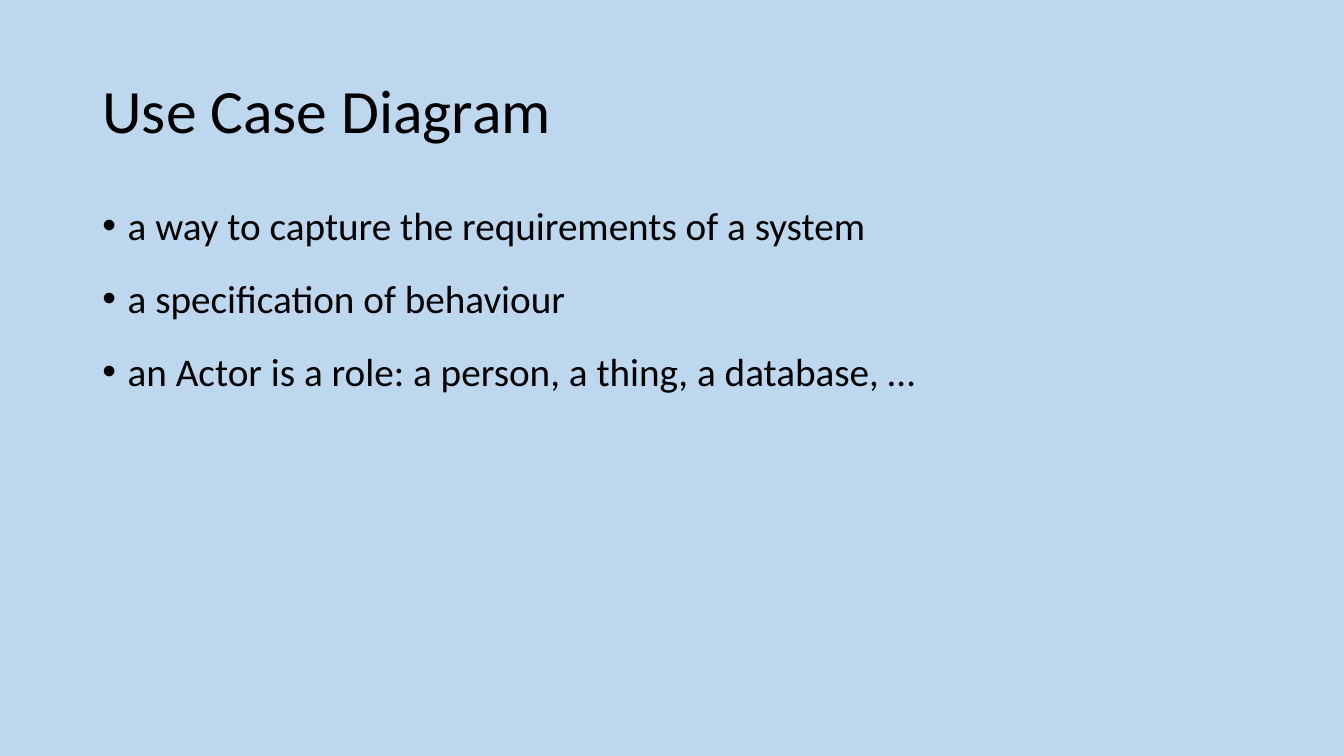
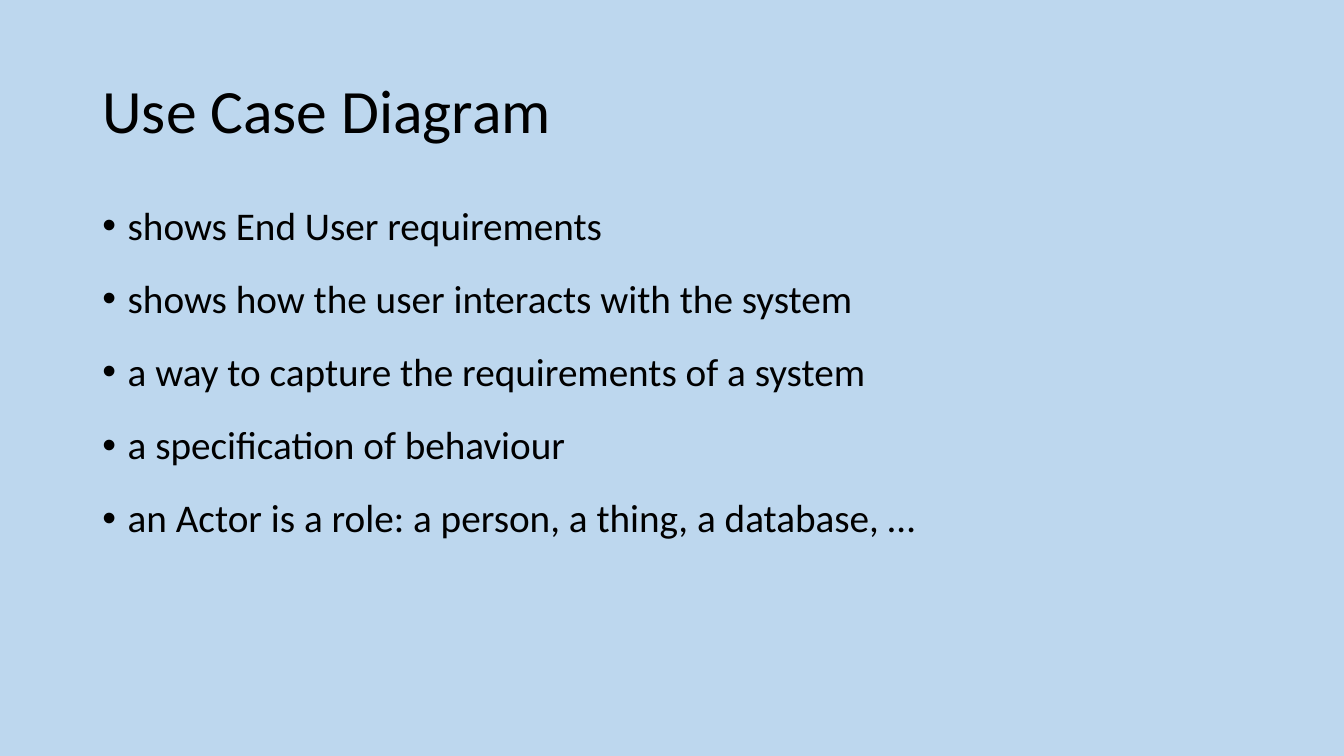
Before and after one commit to MrFriendCS/MrFriendCS.github.io, a slide deck: slide 6 of ah-cs/sdd/AH CS SDD Slides.pptx. Drawn at 1344x756 pixels with LibreOffice and Linux fonts; fonts in the diff are those of the drawing. Boxes give left, top, right and bottom in pixels: in the first picture for what was removed or moved away, otherwise in the second. Text is boxed around its words. In the diff, an @@ line names an element or a change of style, - is before the commit and + after.

```diff
--- a/ah-cs/sdd/AH CS SDD Slides.pptx
+++ b/ah-cs/sdd/AH CS SDD Slides.pptx
@@ text at [128,212,852,320]: paragraphs added @@
+• shows End User requirements
+• shows how the user interacts with the system
```
Also in this commit, not shown: 4 other slides changed, 32 slides added, 18 other files.
